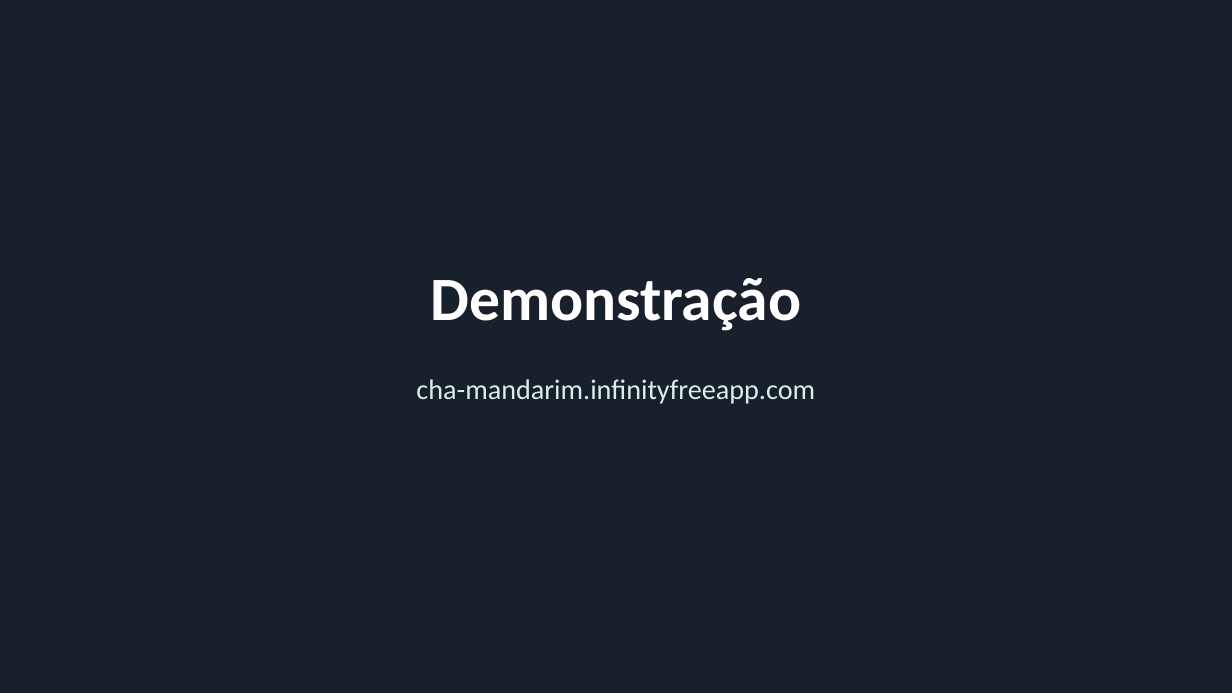
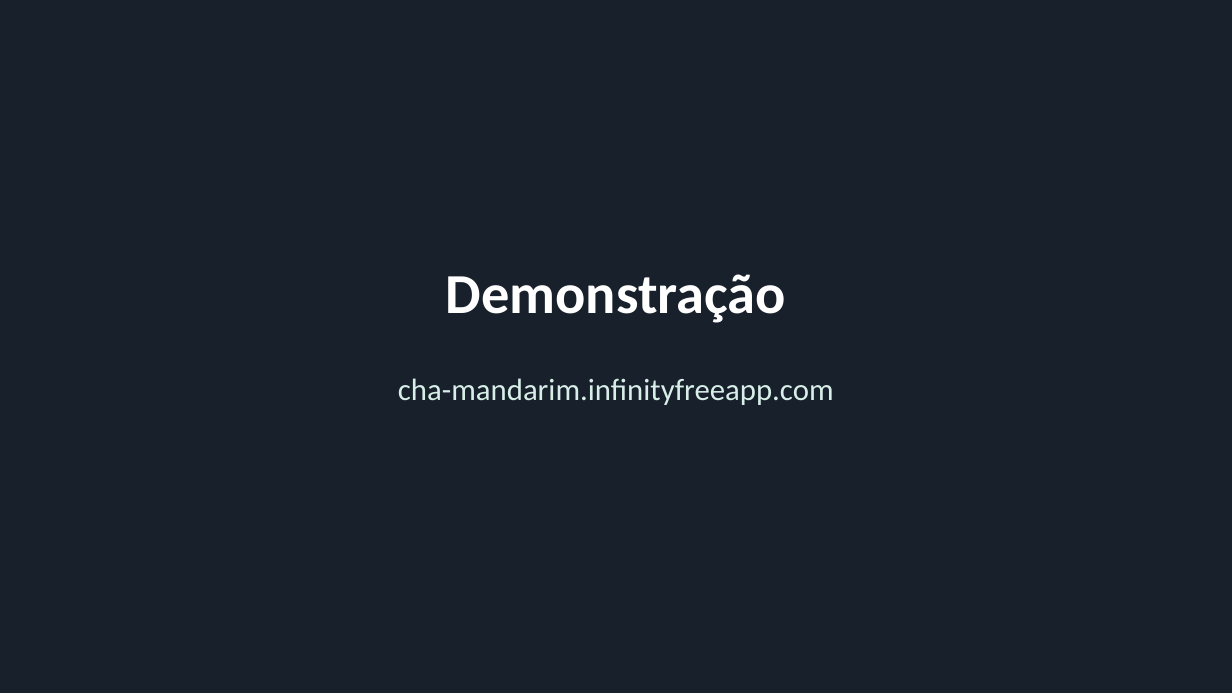
Before and after one commit to SCCPScar/MandarinCourse, a slide deck: slide 9 of docs/entregas/Apresentação - Chá.pptx. Drawn at 1232x693 pixels with LibreOffice and Linux fonts; fonts in the diff are those of the drawing. Boxes give left, top, right and bottom in pixels: in the first picture for what was removed or moved away, otherwise in the second. Text is boxed around its words. In the diff, an @@ line names an element or a change of style, - is before the commit and + after.

```diff
--- a/docs/entregas/Apresentação - Chá.pptx
+++ b/docs/entregas/Apresentação - Chá.pptx
@@ title "Demonstração": place and size @@
-title "Demonstração" at (430,278,801,331)
+title "Demonstração" at (446,274,786,323)
@@ title "Demonstração" at (446,274,786,323): size 48 to 44 pt @@
@@ text "cha-mandarim.infinityfreeapp.com": place and size @@
-text "cha-mandarim.infinityfreeapp.com" at (416,379,815,404)
+text "cha-mandarim.infinityfreeapp.com" at (398,378,834,405)
@@ text "cha-mandarim.infinityfreeapp.com" at (398,378,834,405): size 22 to 24 pt; vertical alignment middle to top @@
```
Also in this commit, not shown: 22 other slides changed, 6 other files.
